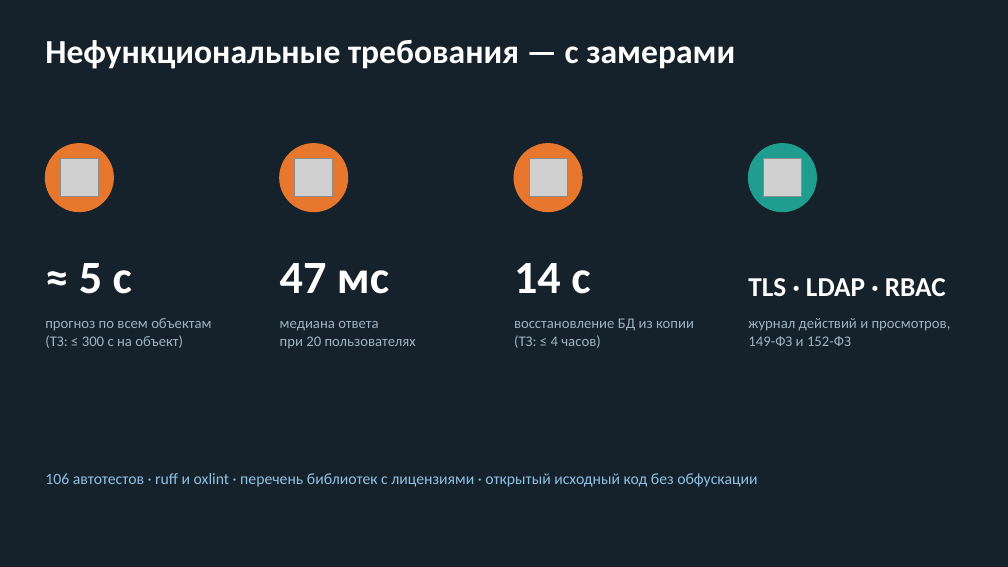
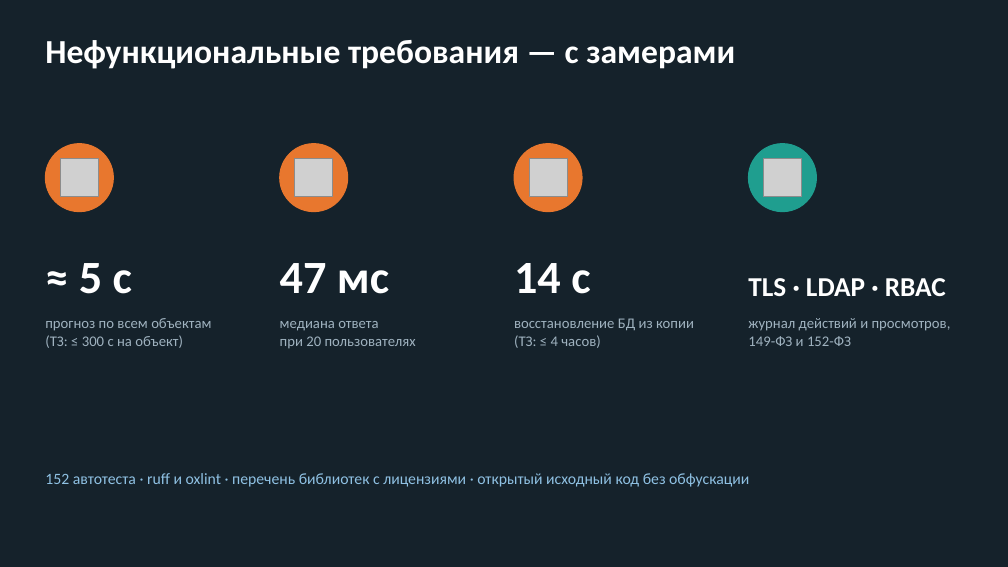
Before and after one commit to Microgit-dev/collector_incident_forecast, a slide deck: slide 18 of docs/delivery/out/Презентация.pptx (slide 15 before the commit). Drawn at 1008x567 pixels with LibreOffice and Linux fonts; fonts in the diff are those of the drawing; grey boxes stand for pictures. Boxes give left, top, right and bottom in pixels: in the first picture for what was removed or moved away, otherwise in the second. Text is boxed around its words. In the diff, an @@ line names an element or a change of style, - is before the commit and + after.

```diff
--- a/docs/delivery/out/Презентация.pptx
+++ b/docs/delivery/out/Презентация.pptx
@@ text at <box>45,473,749,487</box>: text changed @@
-106 автотестов · ruff и oxlint · перечень библиотек с лицензиями · открытый исходный код без обфускации
+152 автотеста · ruff и oxlint · перечень библиотек с лицензиями · открытый исходный код без обфускации
```
Also in this commit, not shown: 9 other slides changed, 5 slides added, 2 slides removed, 16 other files.
